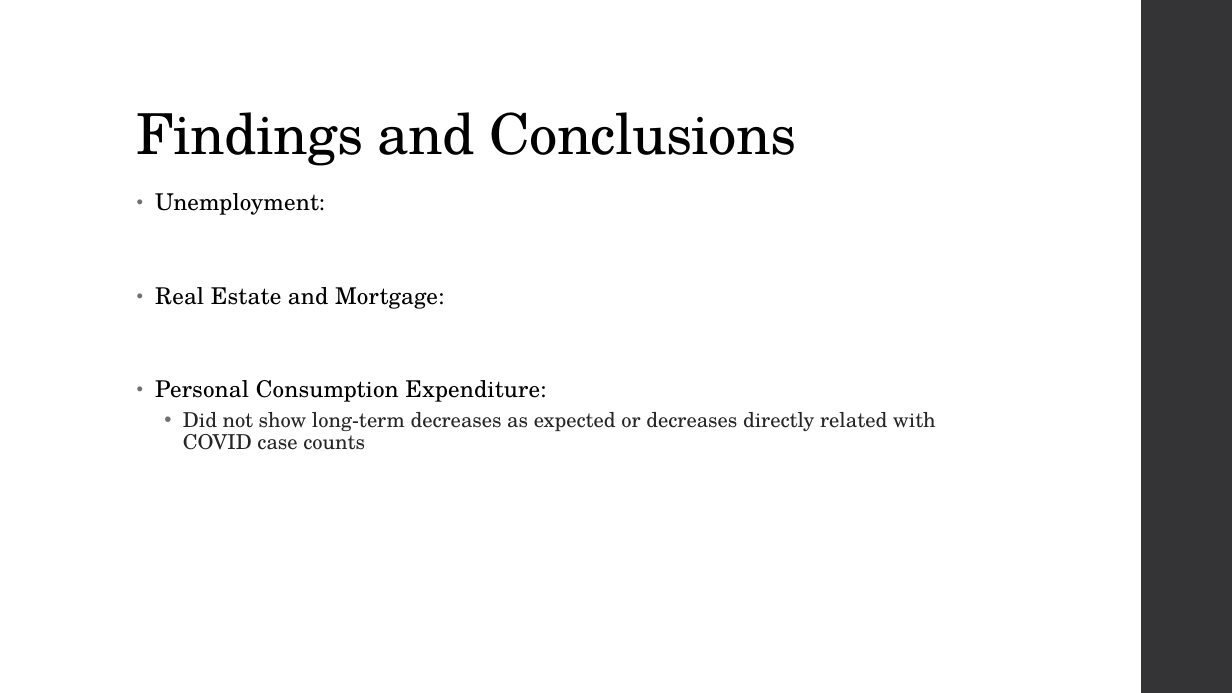
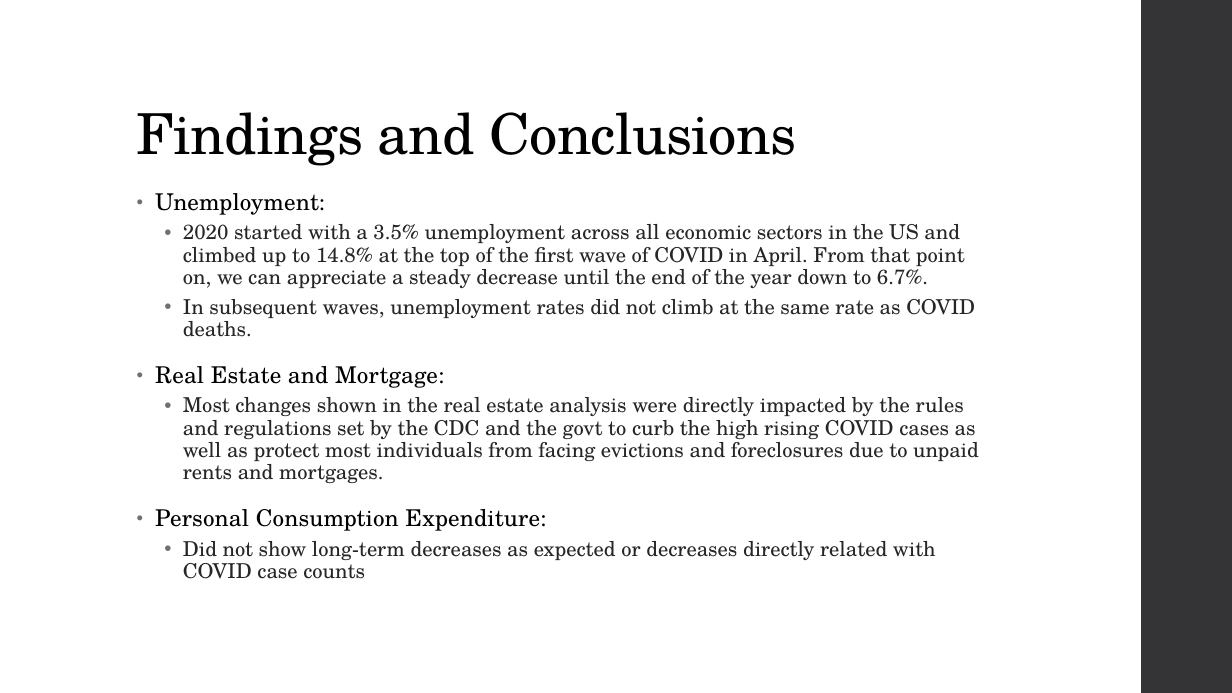
Before and after one commit to priscilla-wong/Project_1, a slide deck: slide 9 of Project_1_Slides.pptx. Drawn at 1232x693 pixels with LibreOffice and Linux fonts; fonts in the diff are those of the drawing. Boxes give left, top, right and bottom in pixels: in the first picture for what was removed or moved away, otherwise in the second. Text is boxed around its words. In the diff, an @@ line names an element or a change of style, - is before the commit and + after.

```diff
--- a/Project_1_Slides.pptx
+++ b/Project_1_Slides.pptx
@@ text at [183,224,975,337]: paragraphs added @@
+  • 2020 started with a 3.5% unemployment across all economic sectors in the US and climbed up to 14.8% at the top of the first wave of COVID in April. From that point on, we can appreciate a steady decrease until the end of the year down to 6.7%.
+  • In subsequent waves, unemployment rates did not climb at the same rate as COVID deaths.
@@ text at [183,397,979,483]: paragraph added @@
+  • Most changes shown in the real estate analysis were directly impacted by the rules and regulations set by the CDC and the govt to curb the high rising COVID cases as well as protect most individuals from facing evictions and foreclosures due to unpaid rents and mortgages.
```
Also in this commit, not shown: 4 other slides changed, 2 slides added, 1 slide removed.
